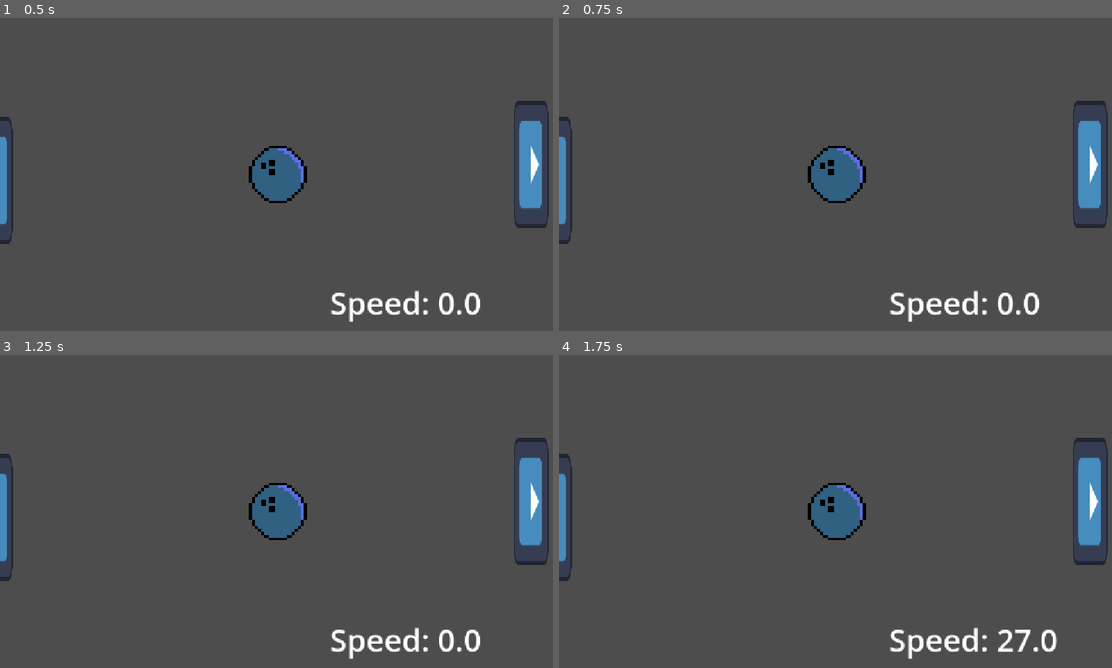
Above: before the commit, frames 1-4 (two rows, left to right).
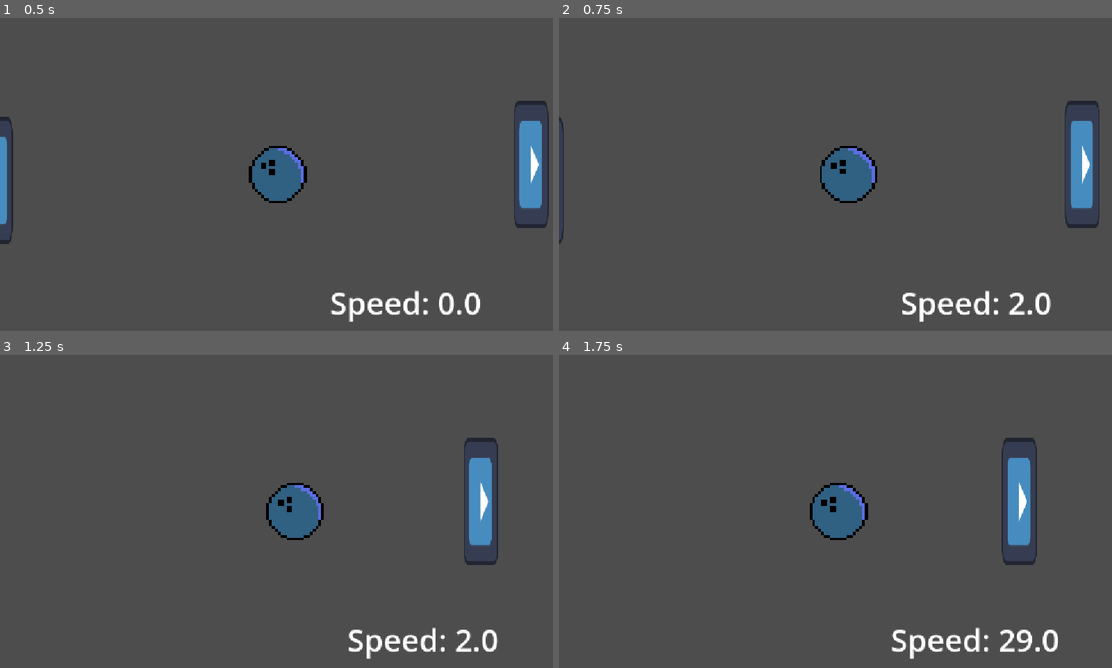
Above: after the commit, the same moments.

Repository: OlusenBg/Strikegame
Game: Godot game, scene res://Main.tscn
Same seed, same stepped clock (60 frames per second), same inputs: the game is played once before the commit and once after it. The engine's default icon, where the game draws it, is replaced by a stand-in: a white triangle on a blue panel in a dark square.
Inputs:
- Up to frame 1 (0.5 s): no input
- Up to frame 2 (0.75 s): tap Enter at 0.5 s; hold Right (move_right) from 0.53 s (still down)
- Up to frame 3 (1.25 s): keep holding Right (move_right)
- Up to frame 4 (1.75 s): release Right (move_right) at 1.28 s; hold S (down) from 1.28 s (still down)

Frame 1 is identical in both runs. In frame 2, 4.1% of the frame differs, in the area x 0-100%, y 26-98%; in frame 3, 6.0%; in frame 4, 4.6%.

Commit message:
added normal mouvement

Diff:
--- a/player.gd
+++ b/player.gd
@@ -1,24 +1,27 @@
 extends CharacterBody2D
-
 
 @export var speed_increase = 100
 @export var speed: float = 0
 @export var speed_limit = 5000
-
+var charged = false
 
 func _physics_process(delta: float) -> void:
 	var input := Vector2.ZERO
+
+	var move_right = Input.is_action_pressed("move_right")
+	var move_left = Input.is_action_pressed("move_left")
+	var move_up = Input.is_action_pressed("move_up")
+	var move_down = Input.is_action_pressed("move_down")
 
 
 	if Input.is_action_pressed("right"):
 		if speed < speed_limit:
 			speed += speed_increase
-			print(speed)
 	if Input.is_action_just_released("right"):
 		input.x += 1
-		print(speed)
 		velocity = input.normalized() * speed
 		speed = 0
+		charged = true
 
 	if Input.is_action_pressed("left"):
 		if speed < speed_limit:
@@ -26,43 +29,59 @@
 
 	if Input.is_action_just_released("left"):
 		input.x -= 1
-		print(speed)
 		velocity = input.normalized() * speed
 		speed = 0
+		charged = true
 
 
 	if Input.is_action_pressed("up"):
 		if speed < speed_limit:
 			speed += speed_increase
-		print(speed)
 	if Input.is_action_just_released("up"):
 		input.y -= 1
-		print(speed)
 		velocity = input.normalized() * speed
 		speed = 0
+		charged = true
 
 
 	if Input.is_action_pressed("down"):
 		if speed < speed_limit:
 			speed += speed_increase
-
 	if Input.is_action_just_released("down"):
 		input.y += 1
-
 		velocity = input.normalized() * speed
 		speed = 0
+		charged = true
+
+	if charged == false:
+		if move_right:
+			input.x += 1
+			speed = 200
+		if move_left:
+			input.x -= 1
+			speed = 200
+		if move_down:
+			input.y += 1
+			speed = 200
+		if move_up:
+			input.y -= 1
+			speed = 200
+		velocity = input.normalized() * speed
 
 
 
 
-	if input.x == 0 && input.y == 0 && velocity.x > 0:
-		velocity.x -= speed_increase
-	elif input.x == 0 && input.y == 0 && velocity.x < 0:
-		velocity.x += speed_increase
-	if input.x == 0 && input.y == 0 && velocity.y < 0:
-		velocity.y += speed_increase
-	elif input.x == 0 && input.y == 0 && velocity.y > 0:
-		velocity.y -= speed_increase
+	if charged == true:
+		if input.x == 0 && input.y == 0 && velocity.x > 0:
+			velocity.x -= speed_increase
+		elif input.x == 0 && input.y == 0 && velocity.x < 0:
+			velocity.x += speed_increase
+		if input.x == 0 && input.y == 0 && velocity.y < 0:
+			velocity.y += speed_increase
+		elif input.x == 0 && input.y == 0 && velocity.y > 0:
+			velocity.y -= speed_increase
+		if velocity.x == 0 && velocity.y == 0:
+			charged = false
 
 
 
